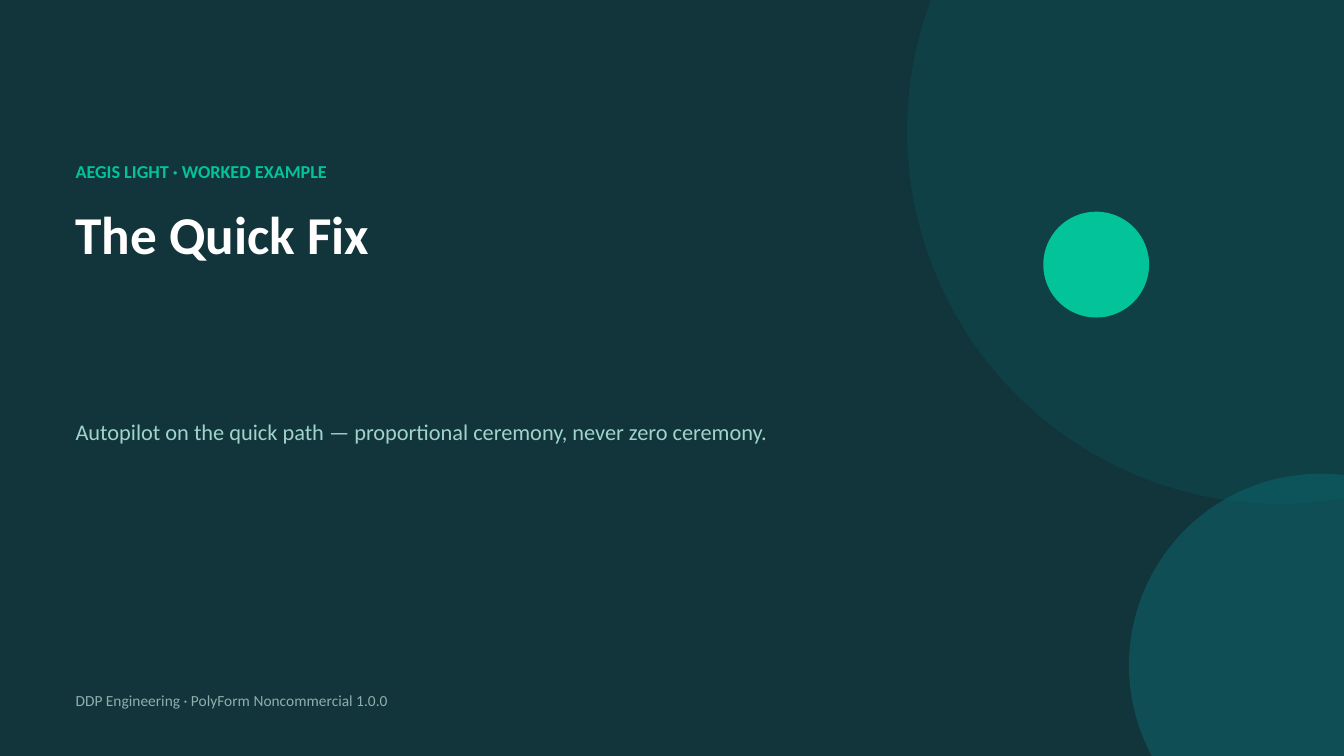
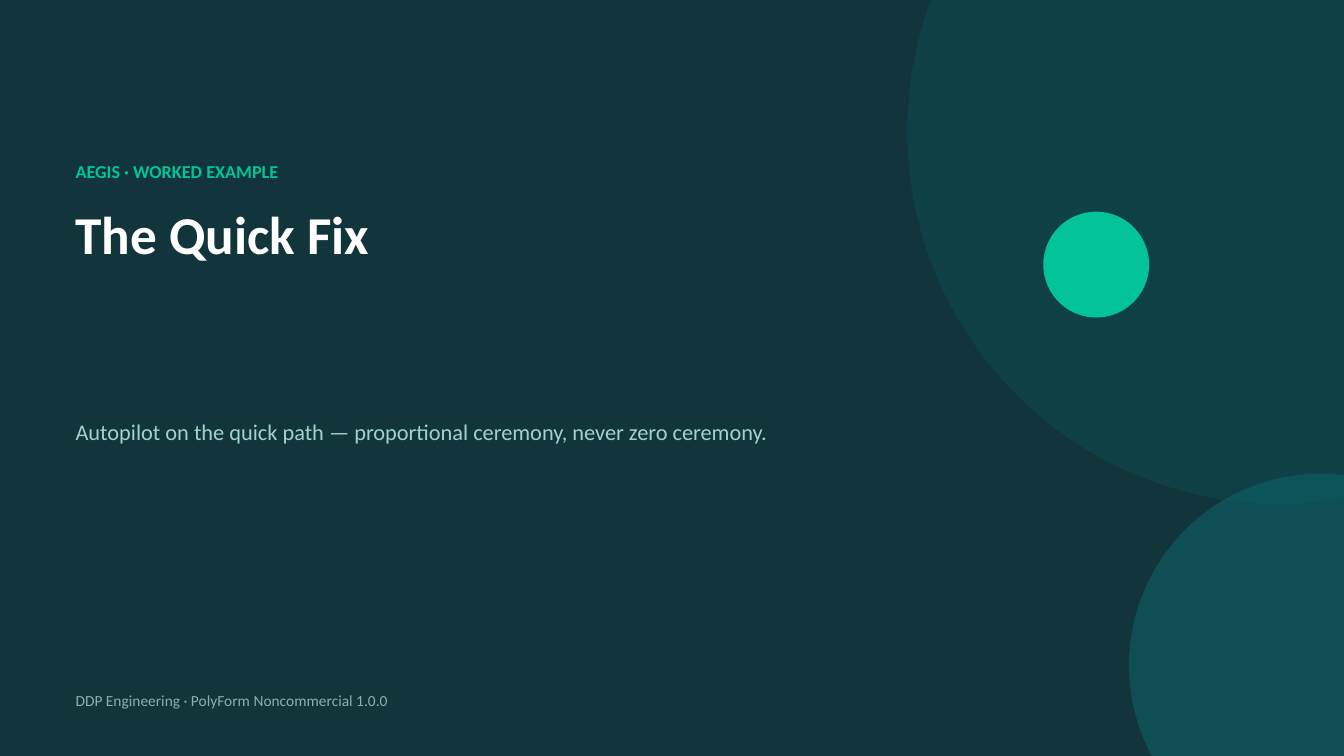
Before and after one commit to DDP-Engineering/Agentic_Engineering_Governance_Integrity_System, a slide deck: slide 1 of 06_SoftwareDocu/04_Example_Quick_Fix.pptx. Drawn at 1344x756 pixels with LibreOffice and Linux fonts; fonts in the diff are those of the drawing. Boxes give left, top, right and bottom in pixels: in the first picture for what was removed or moved away, otherwise in the second. Text is boxed around its words. In the diff, an @@ line names an element or a change of style, - is before the commit and + after.

Commit message:
AEGIS 0.5.0

```diff
--- a/06_SoftwareDocu/04_Example_Quick_Fix.pptx
+++ b/06_SoftwareDocu/04_Example_Quick_Fix.pptx
@@ text at [76,166,278,178]: text changed @@
-AEGIS LIGHT · WORKED EXAMPLE
+AEGIS · WORKED EXAMPLE
```
Also in this commit, not shown: 6 other slides changed, 48 other files.
